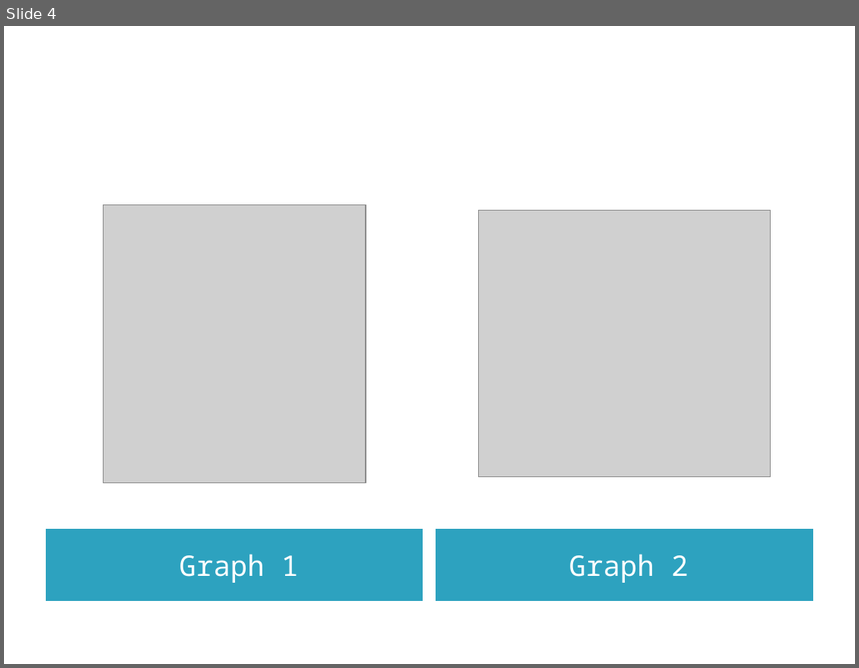
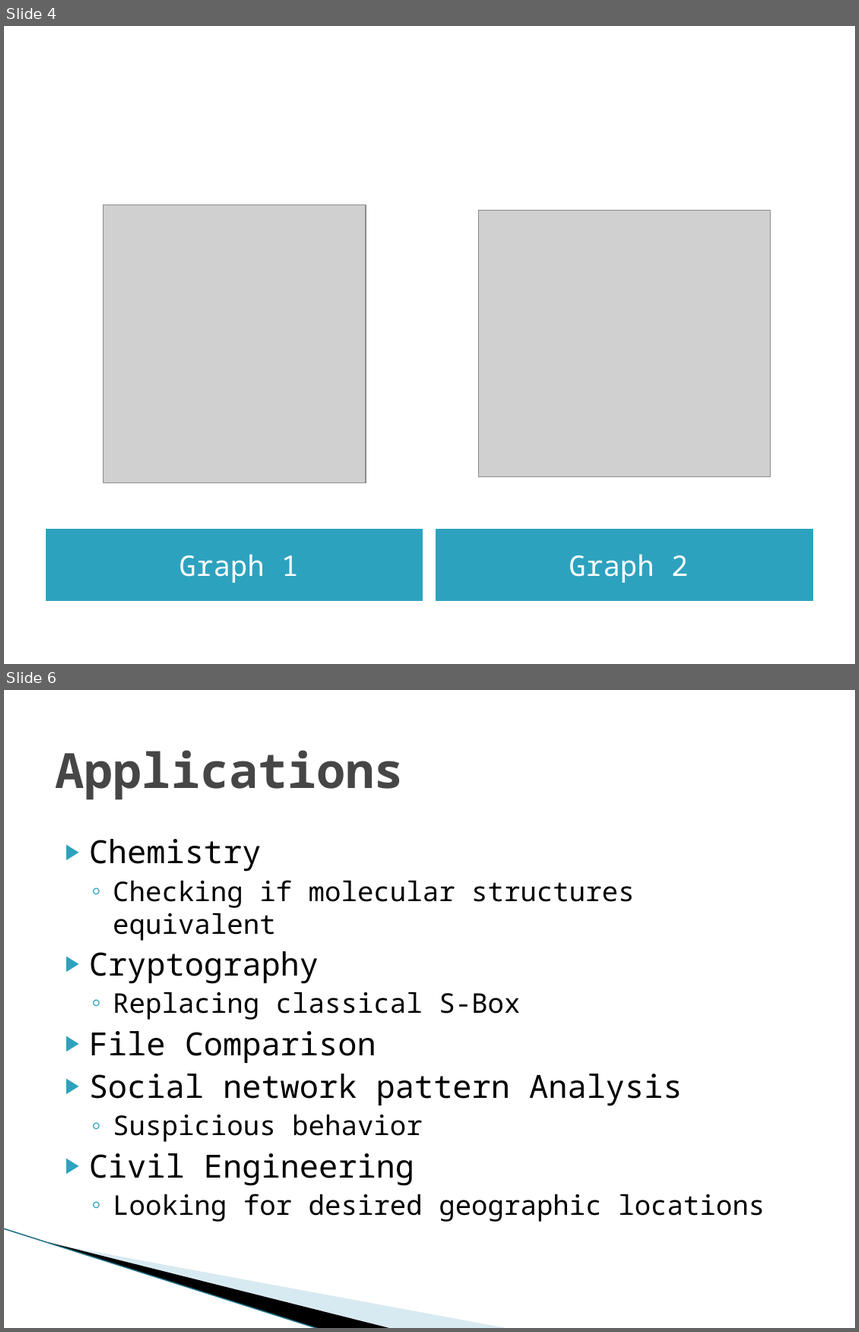
Before and after one commit to kjrcda/recursive-bit-string-isomorphism, a slide deck: Solving Graph Isomorphism with Minimum Bit Strings.pptx. Shown one above the other, each under a label of ours: slide 4 before the commit, slides 4 and 6 after it; the slides between them are not shown. The pictures are 859x668 and 859x1332 pixels, drawn with LibreOffice and Linux fonts; fonts in the diff are those of the drawing; grey boxes stand for pictures; background and template pictures are left out. Boxes give left, top, right and bottom in pixels: in the first picture for what was removed or moved away, otherwise in the second. Text is boxed around its words. In the diff, an @@ line names an element or a change of style, - is before the commit and + after.

```diff
--- a/Solving Graph Isomorphism with Minimum Bit Strings.pptx
+++ b/Solving Graph Isomorphism with Minimum Bit Strings.pptx
@@ slide 6 added at (4,690,855,1328), background #FFFFFF @@
@@ title added at (55,750,404,800), 41 pt, text #464646, bold @@
+Applications
@@ text added at (89,839,765,1222), 23 pt, text #000000 @@
+▶ Chemistry
+  ◦ Checking if molecular structures equivalent
+▶ Cryptography
+  ◦ Replacing classical S-Box
+▶ File Comparison
+▶ Social network pattern Analysis
+  ◦ Suspicious behavior
+▶ Civil Engineering
+  ◦ Looking for desired geographic locations
@@ line added from (4, 1229) to (320, 1328), #97C5D8 0.95 pt @@
@@ freeform shape added at (49,1243,393,1328), fill #000000 @@
@@ freeform shape added at (51,1243,510,1328), fill #A0CBDC at 40% opacity @@
```
Also in this commit, not shown: 3 slides changed, 5 other slides added, 2 slides removed.
